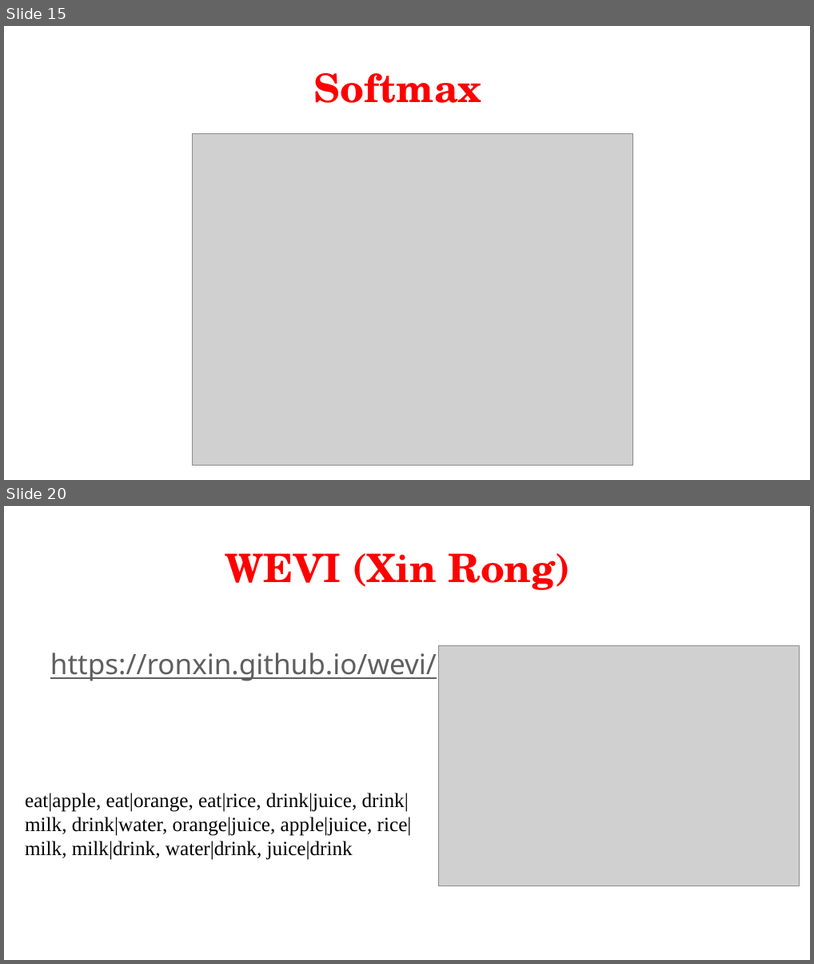
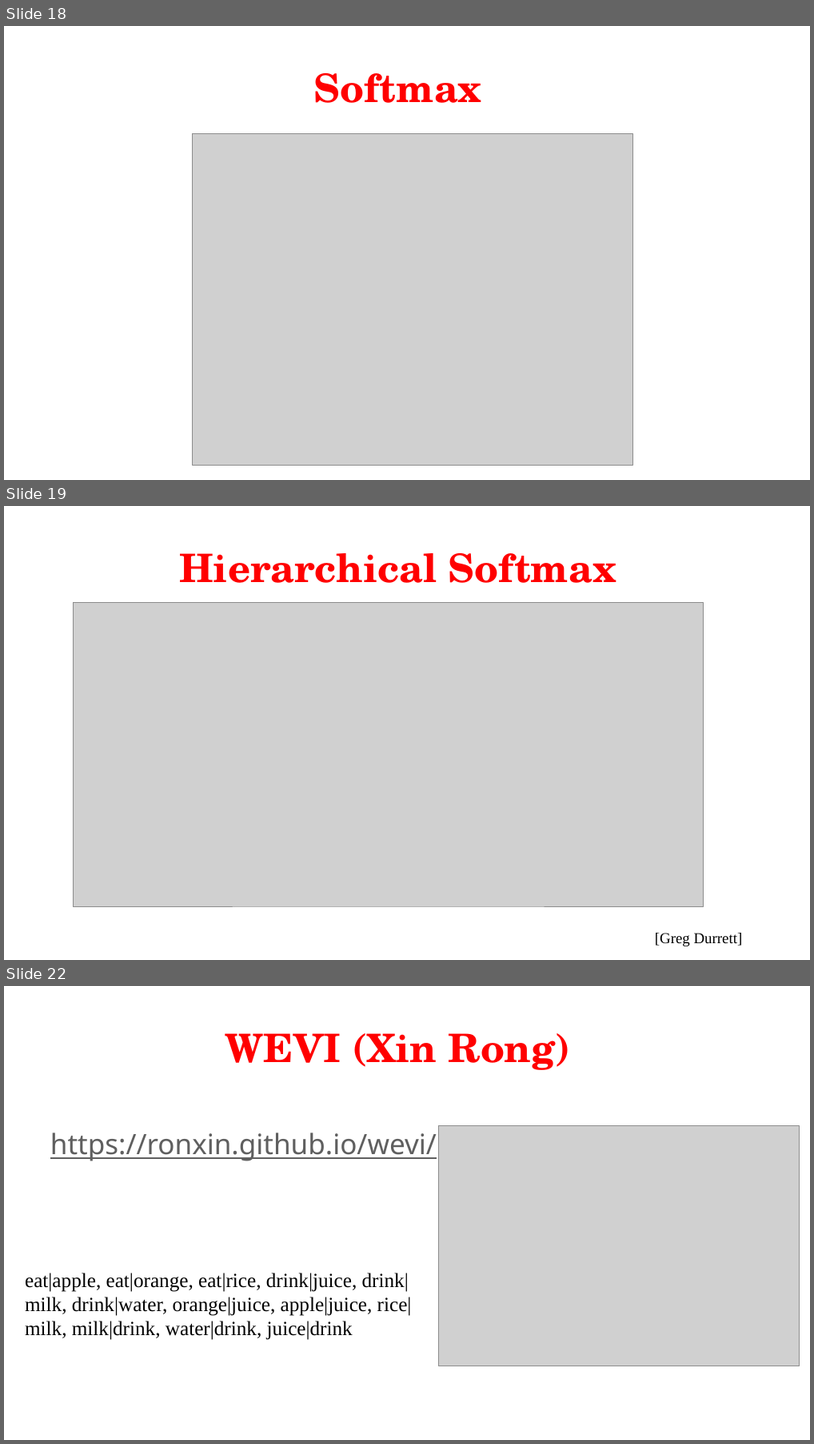
Before and after one commit to fanfeng2015/Natural-Language-Processing, a slide deck: Slides/Lecture 11-5.pptx. Shown one above the other, each under a label of ours: slides 15 and 20 before the commit, slides 18, 19 and 22 after it; the slides between them are not shown. The pictures are 814x964 and 814x1444 pixels, drawn with LibreOffice and Linux fonts; fonts in the diff are those of the drawing; grey boxes stand for pictures. Boxes give left, top, right and bottom in pixels: in the first picture for what was removed or moved away, otherwise in the second. Text is boxed around its words. In the diff, an @@ line names an element or a change of style, - is before the commit and + after.

```diff
--- a/Slides/Lecture 11-5.pptx
+++ b/Slides/Lecture 11-5.pptx
@@ slide 19 added at (4, 506, 810, 960), background #FFFFFF @@
@@ title added at (179, 553, 617, 583), 46.7 pt, text #FF0000, bold @@
+Hierarchical Softmax
@@ picture added at (73, 603, 704, 907) @@
@@ text added at (655, 932, 743, 946), 18 pt, text #000000 @@
+[Greg Durrett]
@@ what was slide 15 is now slide 18 @@
@@ what was slide 20 is now slide 22 @@
```
Also in this commit, not shown: 6 slides changed, 14 other slides added, 3 slides removed, 24 other files.
